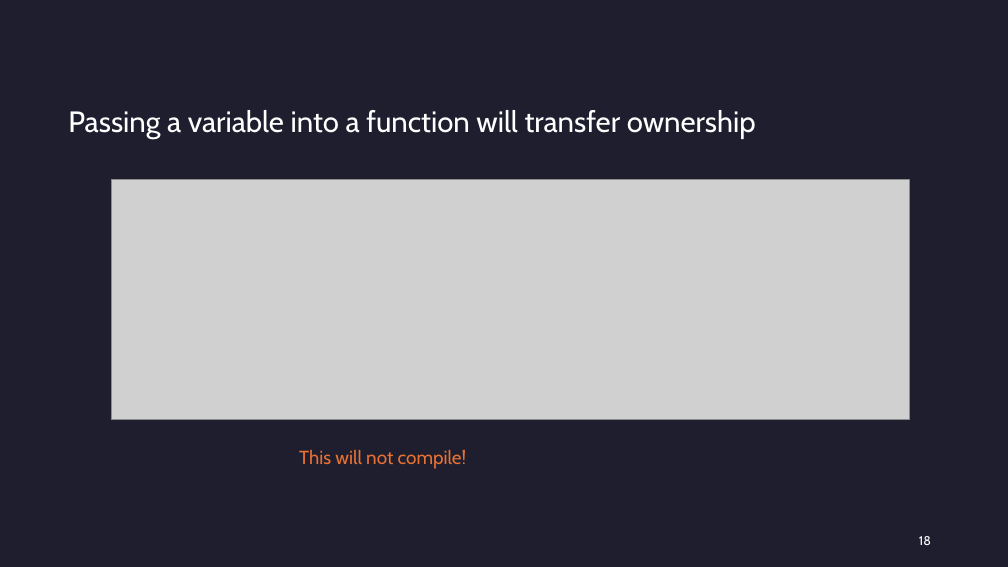
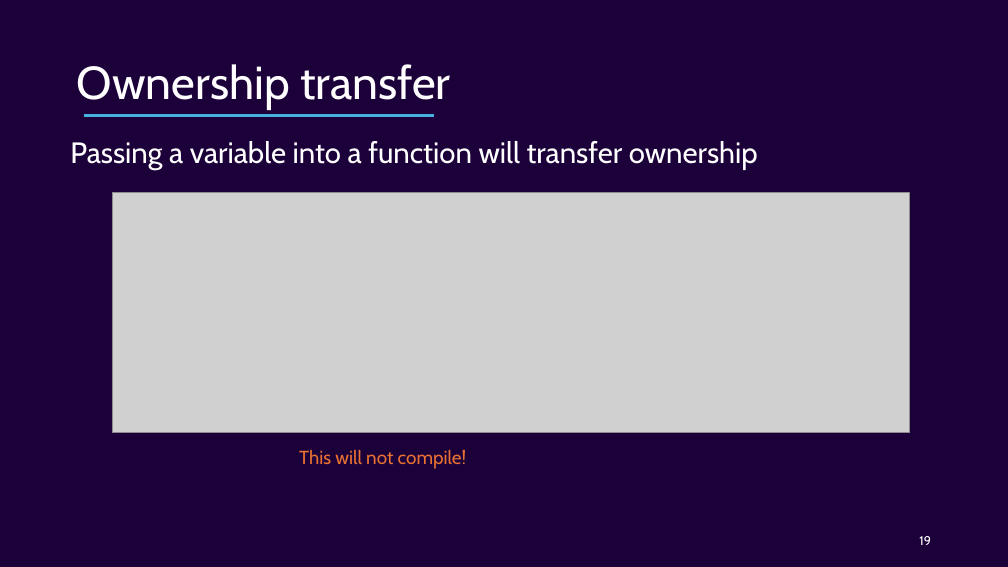
Before and after one commit to Ordina-Group/pythoneers-rust-workshop, a slide deck: slide 19 of Rust.pptx (slide 18 before the commit). Drawn at 1008x567 pixels with LibreOffice and Linux fonts; fonts in the diff are those of the drawing; grey boxes stand for pictures. Boxes give left, top, right and bottom in pixels: in the first picture for what was removed or moved away, otherwise in the second. Text is boxed around its words. In the diff, an @@ line names an element or a change of style, - is before the commit and + after.

```diff
--- a/Rust.pptx
+++ b/Rust.pptx
@@ background #1E1E2E to #1C003A @@
@@ title added at (77,64,450,110), 44 pt, text #FFFFFF @@
+Ownership transfer
@@ line added from (84, 116) to (434, 116), #46B1E1 2.25 pt @@
@@ text "Passing a variable into a ...": place and size @@
-text "Passing a variable into a ..." at (68,110,756,139)
+text "Passing a variable into a ..." at (70,141,758,170)
@@ picture: place and size @@
-picture at (112,180,910,420)
+picture at (113,193,910,433)
@@ page number at (919,536,931,545): text changed @@
-18
+19
```
Also in this commit, not shown: 22 other slides changed, 17 slides added, 2 slides removed.
